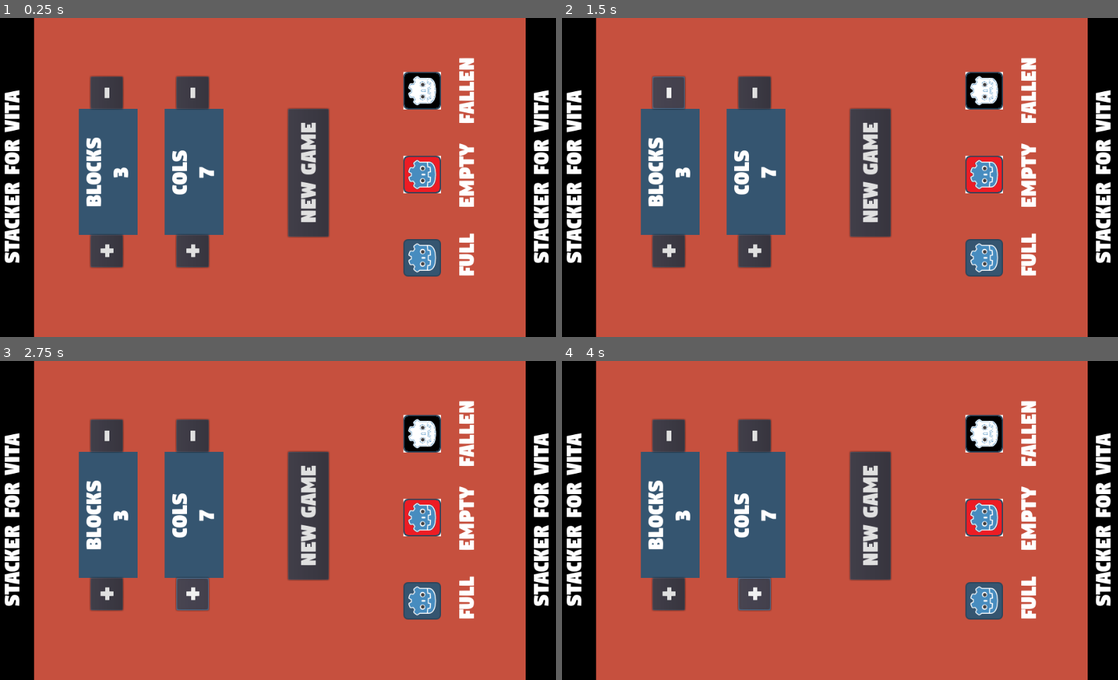
Above: before the commit, frames 1-4 (two rows, left to right).
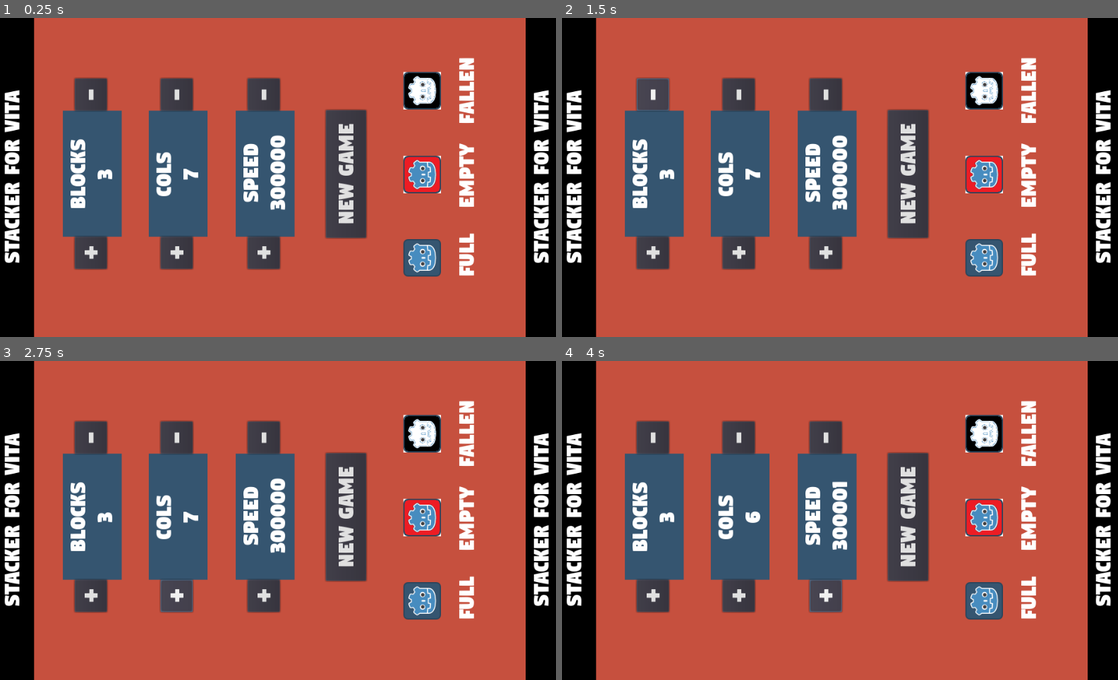
Above: after the commit, the same moments.

Repository: Bunkai9448/StackerVitaGodot
Game: Godot game, scene res://Settings.tscn
Two runs of this game, one before a commit and one after it. Both use one fixed random seed, a clock stepped at 60 frames per second and the inputs below. This scene is started directly instead of the project's main scene.
Inputs:
- Up to frame 1 (0.25 s): no input
- Up to frame 2 (1.5 s): click "+" at 0.5 s; click "-" at 1.25 s
- Up to frame 3 (2.75 s): click "+" at 2 s
- Up to frame 4 (4 s): click "-" at 2.75 s; click "+" at 3.5 s

The runs differ from the first frame. In frame 1, 19% of the frame differs, in the area x 11-67%, y 18-80%; in frame 2, 19%; in frame 3, 19%; in frame 4, 20%.

Commit message:
In-game editor added (settings.gd + settings.tscn)

Diff:
--- a/Stacker for Vita/Settings.gd
+++ b/Stacker for Vita/Settings.gd
@@ -47,5 +47,19 @@
 		get_node("RectangleBlocks/Blocks").text = "BLOCKS\n" + str(blocks)
 
 
+func _on_RefreshUP_pressed():
+	if refreshTime < 600000:
+		refreshTime += 1
+		get_node("/root/Autoload").refreshTime = refreshTime
+		get_node("RectangleRefresh/Refresh").text = "SPEED\n" + str(refreshTime)
+
+
+func _on_RefreshDOWN_pressed():
+	if refreshTime > 300000:
+		refreshTime -= 1
+		get_node("/root/Autoload").refreshTime = refreshTime
+		get_node("RectangleRefresh/Refresh").text = "SPEED\n" + str(refreshTime)
+
+
 func _on_StartGame_pressed():
 	get_tree().change_scene("res://Game.tscn")
--- a/Stacker for Vita/Settings.tscn
+++ b/Stacker for Vita/Settings.tscn
@@ -63,10 +63,10 @@
 align = 1
 
 [node name="RectangleBlocks" type="ColorRect" parent="."]
-margin_left = 140.0
-margin_top = 370.0
-margin_right = 355.0
-margin_bottom = 470.0
+margin_left = 113.0
+margin_top = 373.0
+margin_right = 328.0
+margin_bottom = 473.0
 rect_rotation = 270.0
 color = Color( 0.207843, 0.333333, 0.439216, 1 )
 
@@ -97,10 +97,10 @@
 text = "-"
 
 [node name="RectangleCols" type="ColorRect" parent="."]
-margin_left = 286.0
-margin_top = 370.0
-margin_right = 501.0
-margin_bottom = 470.0
+margin_left = 259.0
+margin_top = 373.0
+margin_right = 474.0
+margin_bottom = 473.0
 rect_rotation = 270.0
 color = Color( 0.207843, 0.333333, 0.439216, 1 )
 
@@ -130,11 +130,45 @@
 custom_fonts/font = SubResource( 3 )
 text = "-"
 
+[node name="RectangleRefresh" type="ColorRect" parent="."]
+margin_left = 407.0
+margin_top = 373.0
+margin_right = 622.0
+margin_bottom = 473.0
+rect_rotation = 270.0
+color = Color( 0.207843, 0.333333, 0.439216, 1 )
+
+[node name="RefreshUP" type="Button" parent="RectangleRefresh"]
+margin_left = -55.0
+margin_top = 20.0
+margin_bottom = 75.0
+custom_fonts/font = SubResource( 2 )
+text = "+"
+
+[node name="Refresh" type="Label" parent="RectangleRefresh"]
+margin_left = 38.0
+margin_top = 4.0
+margin_right = 180.0
+margin_bottom = 93.0
+custom_colors/font_color = Color( 1, 1, 1, 1 )
+custom_fonts/font = SubResource( 1 )
+text = "SPEED
+300000"
+align = 1
+
+[node name="RefreshDOWN" type="Button" parent="RectangleRefresh"]
+margin_left = 215.0
+margin_top = 20.0
+margin_right = 270.0
+margin_bottom = 75.0
+custom_fonts/font = SubResource( 3 )
+text = "-"
+
 [node name="StartGame" type="Button" parent="."]
-margin_left = 496.0
-margin_top = 373.0
-margin_right = 714.0
-margin_bottom = 442.0
+margin_left = 560.0
+margin_top = 375.0
+margin_right = 778.0
+margin_bottom = 444.0
 rect_rotation = 270.0
 custom_fonts/font = SubResource( 4 )
 text = "NEW GAME"
@@ -181,4 +215,6 @@
 [connection signal="pressed" from="RectangleBlocks/BlocksDOWN" to="." method="_on_BlocksDOWN_pressed"]
 [connection signal="pressed" from="RectangleCols/ColsUP" to="." method="_on_ColsUP_pressed"]
 [connection signal="pressed" from="RectangleCols/ColsDOWN" to="." method="_on_ColsDOWN_pressed"]
+[connection signal="pressed" from="RectangleRefresh/RefreshUP" to="." method="_on_RefreshUP_pressed"]
+[connection signal="pressed" from="RectangleRefresh/RefreshDOWN" to="." method="_on_RefreshDOWN_pressed"]
 [connection signal="pressed" from="StartGame" to="." method="_on_StartGame_pressed"]
